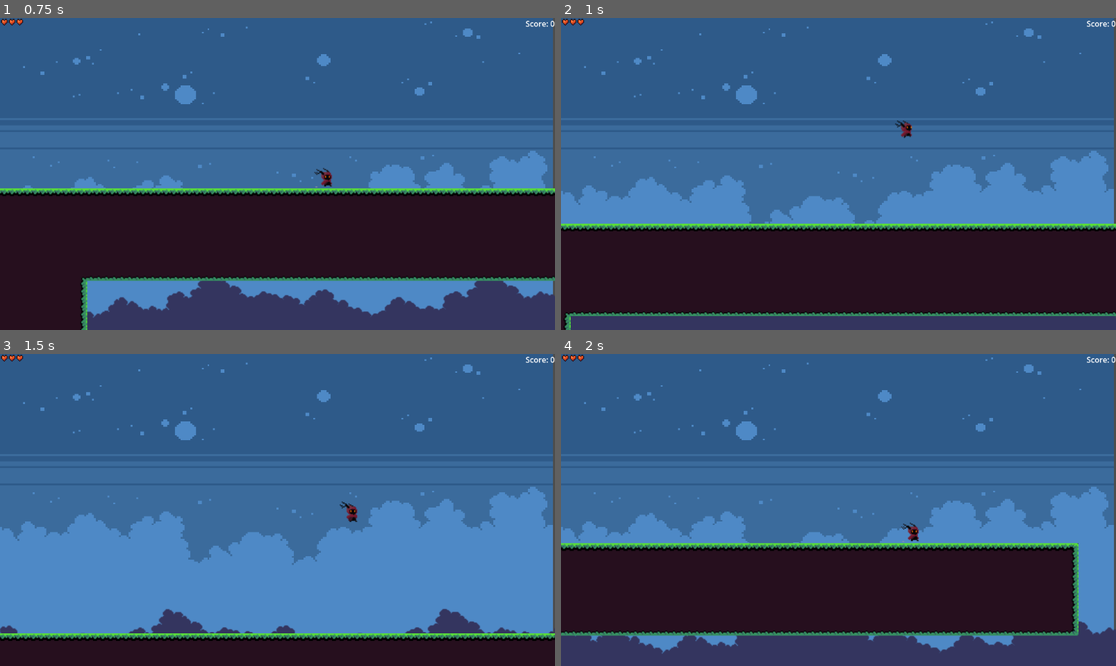
Above: before the commit, frames 1-4 (two rows, left to right).
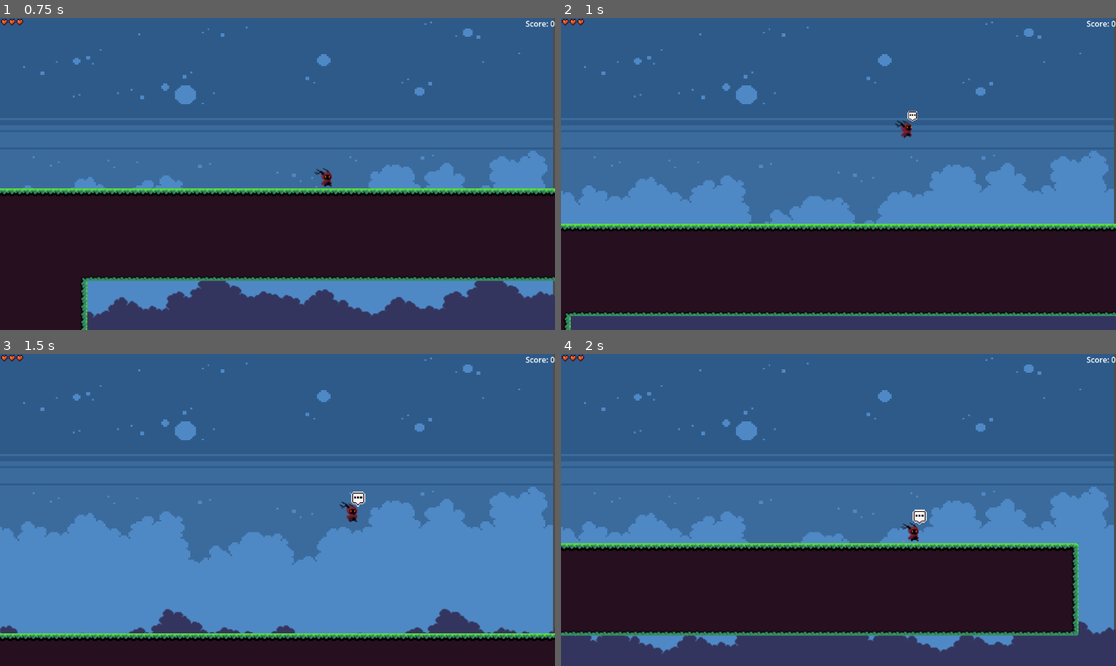
Above: after the commit, the same moments.

Repository: ag-pacier/Serif_Platformer
Game: Godot game, scene res://LevelStuff/Devlevel/devLevel.tscn
The game is run twice, just before and just after one commit, with the same random seed, the same clock (stepped at 60 frames per second) and the same inputs. Sound files missing from this copy of the repository are replaced by a short silence.
Inputs:
- Up to frame 1 (0.75 s): hold Right (right) from 0.53 s (still down); tap F (action, bound only after the commit) at 0.6 s
- Up to frame 2 (1 s): keep holding Right (right); tap Space (jump) at 0.77 s
- Up to frame 3 (1.5 s): keep holding Right (right); tap F (action, bound only after the commit) at 1.35 s
- Up to frame 4 (2 s): keep holding Right (right); tap Space (jump) at 1.52 s

Frame 1 is identical in both runs. In frame 2, less than 0.1% of the frame differs, in the area x 62-65%, y 29-34%; in frame 3, 0.1%; in frame 4, 0.1%, in the area x 63-66%, y 49-55%.

Commit message:
Mood Bubble Update
- Removed old/bad emotive stuff from Satrio
- Added an "Action" input map
- Added Mood Bubble Sprite with display and sound
- Added trigger test in Dev for mood bubble
- Added Satrio's mood bubble
- Temporarily, Satrio can emote on command with F

Diff:
--- a/LevelStuff/Devlevel/devLevel.tscn
+++ b/LevelStuff/Devlevel/devLevel.tscn
@@ -7,6 +7,7 @@
 [ext_resource type="Texture2D" uid="uid://bh5u35bv1lvxj" path="res://Art/Peaceful_Nightfield/tileset.png" id="4_4sij5"]
 [ext_resource type="AudioStream" uid="uid://mdp2doa241bw" path="res://Music/Pixel/Pixel 1.ogg" id="4_7yiu3"]
 [ext_resource type="Texture2D" uid="uid://dx2rwftuppphm" path="res://Art/stringstar fields/background_2.png" id="4_hf1jf"]
+[ext_resource type="PackedScene" uid="uid://c31t0m1h55ytb" path="res://LevelStuff/_trigger/trigger_base.tscn" id="8_ngk8f"]
 
 [sub_resource type="TileSetAtlasSource" id="TileSetAtlasSource_6bjdc"]
 texture = ExtResource("4_4sij5")
@@ -150,3 +151,8 @@
 
 [node name="BackgroundMusic" parent="." index="3"]
 stream = ExtResource("4_7yiu3")
+
+[node name="TriggerBase" parent="Items/Sign" index="0" instance=ExtResource("8_ngk8f")]
+position = Vector2(119, 201)
+
+[connection signal="trigger_trip" from="Items/Sign/TriggerBase" to="." method="_on_trigger_base_trigger_trip"]
--- a/LevelStuff/Devlevel/devlevel.gd
+++ b/LevelStuff/Devlevel/devlevel.gd
@@ -1,4 +1,13 @@
 extends LevelBase
+
+@onready var mood_test = preload("res://Sprites/MoodBubble/MoodBubble.tscn")
 
 func _ready():
 	super()
+
+
+func _on_trigger_base_trigger_trip(_bod) -> void:
+	var new_mood = mood_test.instantiate()
+	add_child(new_mood)
+	new_mood.global_position = $Items/Sign/TriggerBase.global_position
+	new_mood.emote(0, true)
--- /dev/null
+++ b/Sprites/MoodBubble/MoodBubble.tscn
@@ -0,0 +1,94 @@
+[gd_scene load_steps=14 format=3 uid="uid://fuhcty1ur8ca"]
+
+[ext_resource type="Script" uid="uid://bt4i1o34wvsei" path="res://Sprites/MoodBubble/mood_bubble.gd" id="1_8gwhl"]
+[ext_resource type="Texture2D" uid="uid://cudxn7s078dcq" path="res://Art/Mini FX, Items & UI/Mini UI/Speech_Emotes (16 x 16).png" id="2_mj2u8"]
+[ext_resource type="AudioStream" uid="uid://vawwk61y3gw0" path="res://Sounds/FreeSFX/Retro Water Drop 01.wav" id="3_mj2u8"]
+
+[sub_resource type="AtlasTexture" id="AtlasTexture_igasb"]
+atlas = ExtResource("2_mj2u8")
+region = Rect2(0, 0, 16, 16)
+
+[sub_resource type="AtlasTexture" id="AtlasTexture_m8muh"]
+atlas = ExtResource("2_mj2u8")
+region = Rect2(16, 0, 16, 16)
+
+[sub_resource type="AtlasTexture" id="AtlasTexture_ldpj0"]
+atlas = ExtResource("2_mj2u8")
+region = Rect2(32, 0, 16, 16)
+
+[sub_resource type="AtlasTexture" id="AtlasTexture_i6kog"]
+atlas = ExtResource("2_mj2u8")
+region = Rect2(48, 0, 16, 16)
+
+[sub_resource type="AtlasTexture" id="AtlasTexture_rp3vf"]
+atlas = ExtResource("2_mj2u8")
+region = Rect2(64, 0, 16, 16)
+
+[sub_resource type="AtlasTexture" id="AtlasTexture_uocau"]
+atlas = ExtResource("2_mj2u8")
+region = Rect2(80, 0, 16, 16)
+
+[sub_resource type="AtlasTexture" id="AtlasTexture_snltw"]
+atlas = ExtResource("2_mj2u8")
+region = Rect2(96, 0, 16, 16)
+
+[sub_resource type="AtlasTexture" id="AtlasTexture_vgw8i"]
+atlas = ExtResource("2_mj2u8")
+region = Rect2(112, 0, 16, 16)
+
+[sub_resource type="AtlasTexture" id="AtlasTexture_v4n4r"]
+atlas = ExtResource("2_mj2u8")
+region = Rect2(128, 0, 16, 16)
+
+[sub_resource type="SpriteFrames" id="SpriteFrames_lwwwn"]
+animations = [{
+"frames": [{
+"duration": 1.0,
+"texture": SubResource("AtlasTexture_igasb")
+}, {
+"duration": 1.0,
+"texture": SubResource("AtlasTexture_m8muh")
+}, {
+"duration": 1.0,
+"texture": SubResource("AtlasTexture_ldpj0")
+}, {
+"duration": 1.0,
+"texture": SubResource("AtlasTexture_i6kog")
+}, {
+"duration": 1.0,
+"texture": SubResource("AtlasTexture_rp3vf")
+}, {
+"duration": 1.0,
+"texture": SubResource("AtlasTexture_uocau")
+}, {
+"duration": 1.0,
+"texture": SubResource("AtlasTexture_snltw")
+}, {
+"duration": 1.0,
+"texture": SubResource("AtlasTexture_vgw8i")
+}, {
+"duration": 1.0,
+"texture": SubResource("AtlasTexture_v4n4r")
+}],
+"loop": true,
+"name": &"default",
+"speed": 5.0
+}]
+
+[node name="MoodBubble" type="Node2D"]
+script = ExtResource("1_8gwhl")
+
+[node name="Sprite" type="AnimatedSprite2D" parent="."]
+texture_filter = 1
+sprite_frames = SubResource("SpriteFrames_lwwwn")
+centered = false
+offset = Vector2(-8, -16)
+
+[node name="Lifetime" type="Timer" parent="."]
+wait_time = 3.0
+one_shot = true
+
+[node name="AudioStreamPlayer2D" type="AudioStreamPlayer2D" parent="."]
+stream = ExtResource("3_mj2u8")
+
+[connection signal="timeout" from="Lifetime" to="." method="_on_lifetime_timeout"]
--- /dev/null
+++ b/Sprites/MoodBubble/mood_bubble.gd
@@ -0,0 +1,45 @@
+extends Node2D
+class_name MoodBubble
+
+enum mood {
+	SPEECHLESS = 0,
+	SHOCK = 1,
+	CONTENT = 2,
+	HAPPY = 3,
+	HM = 4,
+	FINE = 5,
+	SIGH = 6,
+	SAD = 7,
+	ANGRY = 8
+}
+
+@onready var spr = $Sprite
+@onready var init_pop = true
+
+func _ready() -> void:
+	spr.visible = false
+	spr.scale = Vector2(0.0001, 0.0001)
+
+## Create a mood using mood enum, second arg is if it should be temporary
+func emote(emomood: mood, temp_emo: bool = true):
+	spr.frame = emomood
+	spr.visible = true
+	if temp_emo:
+		$Lifetime.start()
+
+func _physics_process(_delta: float) -> void:
+	if spr.visible:
+		if init_pop:
+			if spr.scale < Vector2(1.8, 1.8):
+				spr.scale = spr.scale * 1.5
+			else:
+				init_pop = false
+				$AudioStreamPlayer2D.play()
+		else:
+			if spr.scale > Vector2(1.1, 1.1):
+				spr.scale = spr.scale * 0.8
+
+
+## If a lifetime timer was started, delete it at the end
+func _on_lifetime_timeout() -> void:
+	queue_free()
--- a/Sprites/satrio/satrio.gd
+++ b/Sprites/satrio/satrio.gd
@@ -2,19 +2,6 @@
 
 const SPEED = 400.0
 const JUMP_VELOCITY = -500.0
-
-# Enum for emoting
-enum Emotion {
-	SPEECHLESS = 0,
-	SHOCK = 1,
-	CONTENT = 2,
-	JOY = 3,
-	STUNNED = 4,
-	NORMAL = 5,
-	SIGH = 6,
-	SAD = 7,
-	MAD = 8
-}
 
 # Scale and position for emote to start with
 @onready var start_scale = 0.1
@@ -32,8 +19,8 @@
 # Timer for briefly preventing additional damage during injury
 @onready var hurt_timer: Timer = get_node("InjuryTimer")
 
-# Node that controls the emote for Satrio
-@onready var emote_sprite: AnimatedSprite2D = get_node("Emote")
+# Mood sprite
+@onready var mood_bub = preload("res://Sprites/MoodBubble/MoodBubble.tscn")
 
 # container for the V of HSV when Satrio gets hurt
 @onready var color_v: float = 0
@@ -52,16 +39,6 @@
 ## score
 func add_score(added_score: int):
 	$Hud.increment_score(added_score)
-
-## Publicly accessible method to elicit emotion from Satrio
-func emote(emotion: Emotion):
-	if emotion < Emotion.SPEECHLESS or emotion > Emotion.MAD:
-		emotion = Emotion.SPEECHLESS
-	emote_sprite.frame = emotion
-	emote_sprite.scale = Vector2(start_scale, start_scale)
-	emote_sprite.position = start_pos
-	emote_sprite.visible = true
-	$EmoteTimer.start()
 
 ## Publicly accessible method to change Satrio's health
 ## negative health will be considered an injury
@@ -87,18 +64,6 @@
 			return
 	$Hud.increment_health(health)
 
-## method to control behavior of emote while visible. Uses the delta of the
-## process method it's called in
-func _emoting_now(delta):
-	# Don't bother if the sprite is invisible
-	if emote_sprite.visible == false:
-		return
-	if emote_sprite.scale < Vector2(1, 1):
-		emote_sprite.scale += Vector2(.1, .1)
-		emote_sprite.position.y += 50 * delta
-	elif emote_sprite.position.y >= -30:
-		emote_sprite.position.y -= 10 * delta
-
 
 func _physics_process(delta):
 	# Make the DebugSprite invisible
@@ -111,8 +76,6 @@
 			if $InjuryTimer.is_stopped() and (found_angle < 1 or found_angle > 3):
 				change_health(-1)
 			break
-	# Deal with the emotion if it is showing
-	_emoting_now(delta)
 	# If the injury timer is running, tweak the V of the HSV
 	if not $InjuryTimer.is_stopped():
 		var new_alpha = randf_range(0.1, 0.8)
@@ -145,6 +108,11 @@
 		if is_on_wall_only():
 			velocity.x = -50 * anim_node.scale.x
 			bounce_timer.start()
+
+	if Input.is_action_just_pressed("action") and alive:
+		var new_mood = mood_bub.instantiate()
+		$AnimatedSprite2D/EmoteAnchor.add_child(new_mood)
+		new_mood.emote(0, true)
 
 	# Set direction based on velocity
 	if velocity.x >= 0:
@@ -190,14 +158,6 @@
 	if anim_node.animation == "move":
 		$StepSounds.play()
 
-
-## When the emote timer elapses, make the emote icon invisible
-func _on_emote_timer_timeout():
-	if emote_sprite.visible == true:
-		emote_sprite.visible = false
-		emote_sprite.scale = Vector2(start_scale, start_scale)
-		emote_sprite.position = start_pos
-
 ## When the injury timer elapses, we can be hurt again :(
 func _on_injury_timer_timeout():
 	anim_node.self_modulate = Color(1, 1, 1, 1)
--- a/Sprites/satrio/satrio.tscn
+++ b/Sprites/satrio/satrio.tscn
@@ -1,83 +1,11 @@
-[gd_scene load_steps=70 format=3 uid="uid://n1qf3a26u2r2"]
+[gd_scene load_steps=59 format=3 uid="uid://n1qf3a26u2r2"]
 
 [ext_resource type="Texture2D" uid="uid://b6aa67uvpmm37" path="res://Art/Satiro/satiro-Sheet v1.1.png" id="1_7o2o1"]
 [ext_resource type="Script" uid="uid://chvrool8jgv7x" path="res://Sprites/satrio/satrio.gd" id="1_wkkd5"]
-[ext_resource type="Texture2D" uid="uid://cudxn7s078dcq" path="res://Art/Mini FX, Items & UI/Mini UI/Speech_Emotes (16 x 16).png" id="2_62h5s"]
 [ext_resource type="AudioStream" uid="uid://d822junqcdwr" path="res://Sounds/FreeSFX/Retro Jump Classic 08.wav" id="3_5qow8"]
 [ext_resource type="AudioStream" uid="uid://dhtool1i13isv" path="res://Sounds/FreeSFX/Retro FootStep Grass 01.wav" id="4_372a0"]
 [ext_resource type="Texture2D" uid="uid://b2m2wnkvq2wna" path="res://Art/UI PixelArt Icons/UI ICONS_WHITE_pixel art_Sprite Sheet.png" id="5_yuq77"]
 [ext_resource type="PackedScene" uid="uid://cryvpoe0gf6fy" path="res://UI/HUD.tscn" id="6_k7i8d"]
-
-[sub_resource type="AtlasTexture" id="AtlasTexture_7t4by"]
-atlas = ExtResource("2_62h5s")
-region = Rect2(0, 0, 16, 16)
-
-[sub_resource type="AtlasTexture" id="AtlasTexture_nx80h"]
-atlas = ExtResource("2_62h5s")
-region = Rect2(16, 0, 16, 16)
-
-[sub_resource type="AtlasTexture" id="AtlasTexture_rs62x"]
-atlas = ExtResource("2_62h5s")
-region = Rect2(32, 0, 16, 16)
-
-[sub_resource type="AtlasTexture" id="AtlasTexture_1klw1"]
-atlas = ExtResource("2_62h5s")
-region = Rect2(48, 0, 16, 16)
-
-[sub_resource type="AtlasTexture" id="AtlasTexture_0m0a1"]
-atlas = ExtResource("2_62h5s")
-region = Rect2(64, 0, 16, 16)
-
-[sub_resource type="AtlasTexture" id="AtlasTexture_4duqo"]
-atlas = ExtResource("2_62h5s")
-region = Rect2(80, 0, 16, 16)
-
-[sub_resource type="AtlasTexture" id="AtlasTexture_aetrn"]
-atlas = ExtResource("2_62h5s")
-region = Rect2(96, 0, 16, 16)
-
-[sub_resource type="AtlasTexture" id="AtlasTexture_3jk0n"]
-atlas = ExtResource("2_62h5s")
-region = Rect2(112, 0, 16, 16)
-
-[sub_resource type="AtlasTexture" id="AtlasTexture_kolfk"]
-atlas = ExtResource("2_62h5s")
-region = Rect2(128, 0, 16, 16)
-
-[sub_resource type="SpriteFrames" id="SpriteFrames_cwycx"]
-animations = [{
-"frames": [{
-"duration": 1.0,
-"texture": SubResource("AtlasTexture_7t4by")
-}, {
-"duration": 1.0,
-"texture": SubResource("AtlasTexture_nx80h")
-}, {
-"duration": 1.0,
-"texture": SubResource("AtlasTexture_rs62x")
-}, {
-"duration": 1.0,
-"texture": SubResource("AtlasTexture_1klw1")
-}, {
-"duration": 1.0,
-"texture": SubResource("AtlasTexture_0m0a1")
-}, {
-"duration": 1.0,
-"texture": SubResource("AtlasTexture_4duqo")
-}, {
-"duration": 1.0,
-"texture": SubResource("AtlasTexture_aetrn")
-}, {
-"duration": 1.0,
-"texture": SubResource("AtlasTexture_3jk0n")
-}, {
-"duration": 1.0,
-"texture": SubResource("AtlasTexture_kolfk")
-}],
-"loop": true,
-"name": &"default",
-"speed": 5.0
-}]
 
 [sub_resource type="AtlasTexture" id="AtlasTexture_05doj"]
 atlas = ExtResource("1_7o2o1")
@@ -485,17 +413,11 @@
 platform_wall_layers = 4
 script = ExtResource("1_wkkd5")
 
-[node name="Emote" type="AnimatedSprite2D" parent="."]
-visible = false
-position = Vector2(0, -20)
-scale = Vector2(0.1, 0.1)
-sprite_frames = SubResource("SpriteFrames_cwycx")
-
 [node name="AnimatedSprite2D" type="AnimatedSprite2D" parent="."]
 sprite_frames = SubResource("SpriteFrames_0loxt")
-animation = &"game_over"
-frame = 9
-frame_progress = 1.0
+
+[node name="EmoteAnchor" type="Node2D" parent="AnimatedSprite2D"]
+position = Vector2(8, -8)
 
 [node name="CollisionShape2D" type="CollisionShape2D" parent="."]
 shape = SubResource("CapsuleShape2D_d0lfg")
@@ -525,11 +447,6 @@
 wait_time = 0.15
 one_shot = true
 
-[node name="EmoteTimer" type="Timer" parent="."]
-process_callback = 0
-wait_time = 3.0
-one_shot = true
-
 [node name="InjuryTimer" type="Timer" parent="."]
 process_callback = 0
 one_shot = true
@@ -538,6 +455,5 @@
 
 [connection signal="animation_finished" from="AnimatedSprite2D" to="." method="_on_animated_sprite_2d_animation_finished"]
 [connection signal="finished" from="StepSounds" to="." method="_on_step_sounds_finished"]
-[connection signal="timeout" from="EmoteTimer" to="." method="_on_emote_timer_timeout"]
 [connection signal="timeout" from="InjuryTimer" to="." method="_on_injury_timer_timeout"]
 [connection signal="death" from="Hud" to="." method="_on_death"]
--- a/project.godot
+++ b/project.godot
@@ -38,6 +38,11 @@
 "events": [Object(InputEventKey,"resource_local_to_scene":false,"resource_name":"","device":-1,"window_id":0,"alt_press …(195 unchanged characters)…
 ]
 }
+action={
+"deadzone": 0.2,
+"events": [Object(InputEventKey,"resource_local_to_scene":false,"resource_name":"","device":-1,"window_id":0,"alt_pressed":false,"shift_pressed":false,"ctrl_pressed":false,"meta_pressed":false,"pressed":false,"keycode":0,"physical_keycode":70,"key_label":0,"unicode":102,"location":0,"echo":false,"script":null)
+]
+}
 
 [layer_names]
 
Not shown: 1 places in LevelStuff/Devlevel/devLevel.tscn that only renumber resources
Not shown, added: Sprites/MoodBubble/mood_bubble.gd.uid
